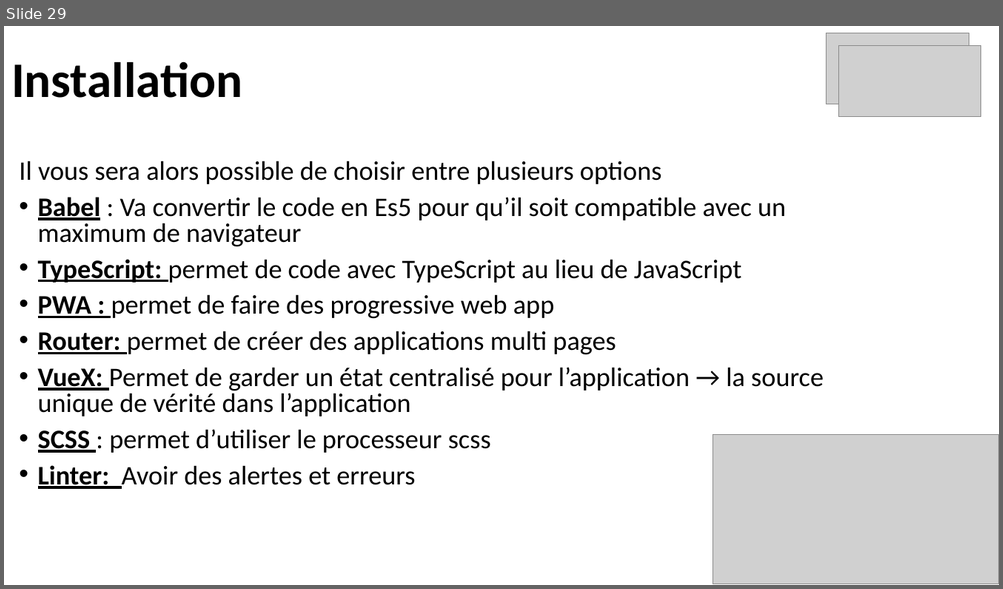
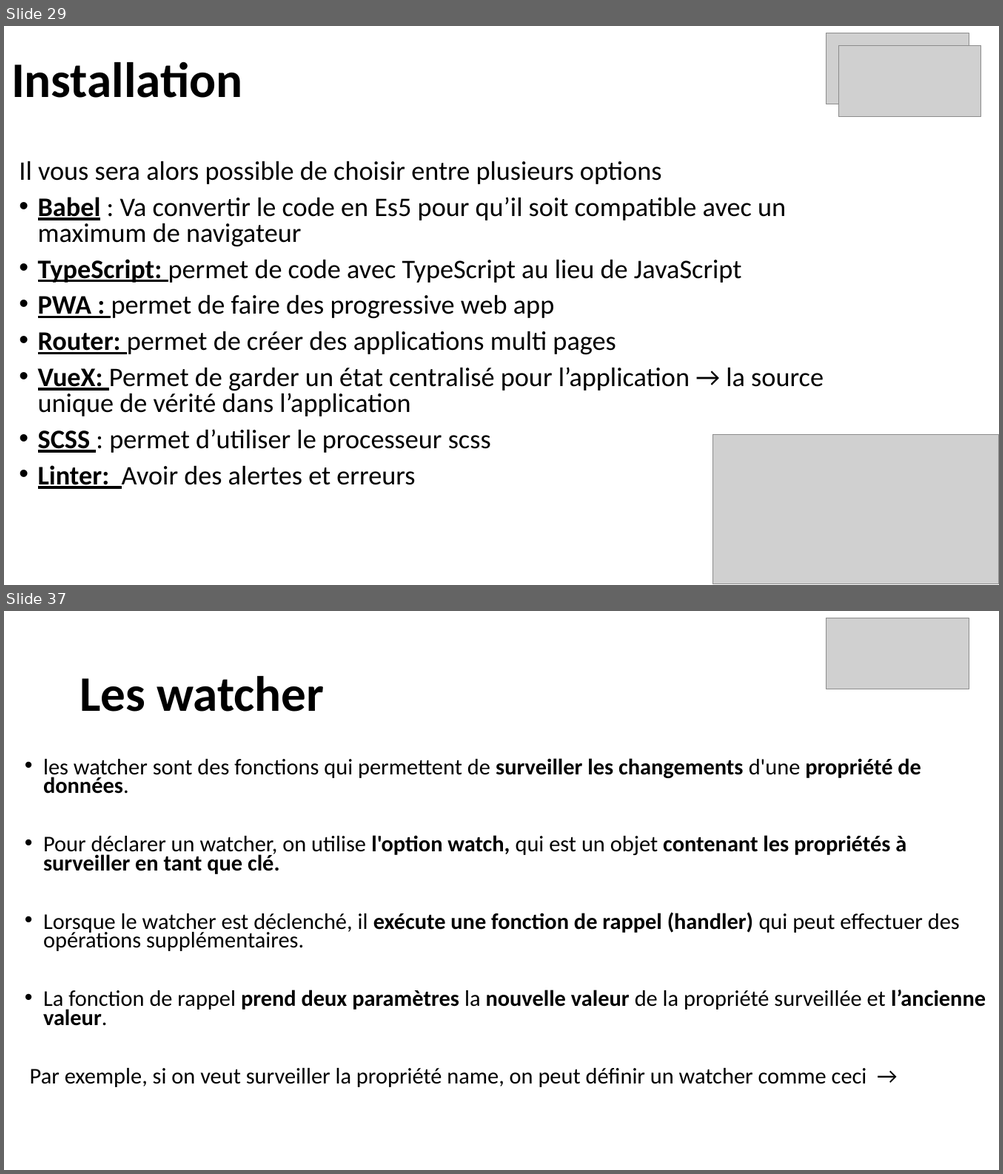
Before and after one commit to ArMb57/vueJs, a slide deck: cours.pptx. Shown one above the other, each under a label of ours: slide 29 before the commit, slides 29 and 37 after it; the slides between them are not shown. The pictures are 1003x589 and 1003x1174 pixels, drawn with LibreOffice and Linux fonts; fonts in the diff are those of the drawing; grey boxes stand for pictures. Boxes give left, top, right and bottom in pixels: in the first picture for what was removed or moved away, otherwise in the second. Text is boxed around its words. In the diff, an @@ line names an element or a change of style, - is before the commit and + after.

```diff
--- a/cours.pptx
+++ b/cours.pptx
@@ slide 37 added at [4,611,999,1170], background #FFFFFF @@
@@ picture added at [826,618,969,689] @@
@@ title added at [79,676,324,712], 48 pt, text #000000, bold @@
+Les watcher
@@ text added at [30,758,985,1088], 21.7 pt, text #000000 @@
+• les watcher sont des fonctions qui permettent de surveiller les changements d'une propriété de données.
+• Pour déclarer un watcher, on utilise l'option watch, qui est un objet contenant les propriétés à surveiller en tant que clé.
+• Lorsque le watcher est déclenché, il exécute une fonction de rappel (handler) qui peut effectuer des opérations supplémentaires.
+• La fonction de rappel prend deux paramètres la nouvelle valeur de la propriété surveillée et l’ancienne valeur.
+Par exemple, si on veut surveiller la propriété name, on peut définir un watcher comme ceci →
```
Also in this commit, not shown: 49 other slides added.
